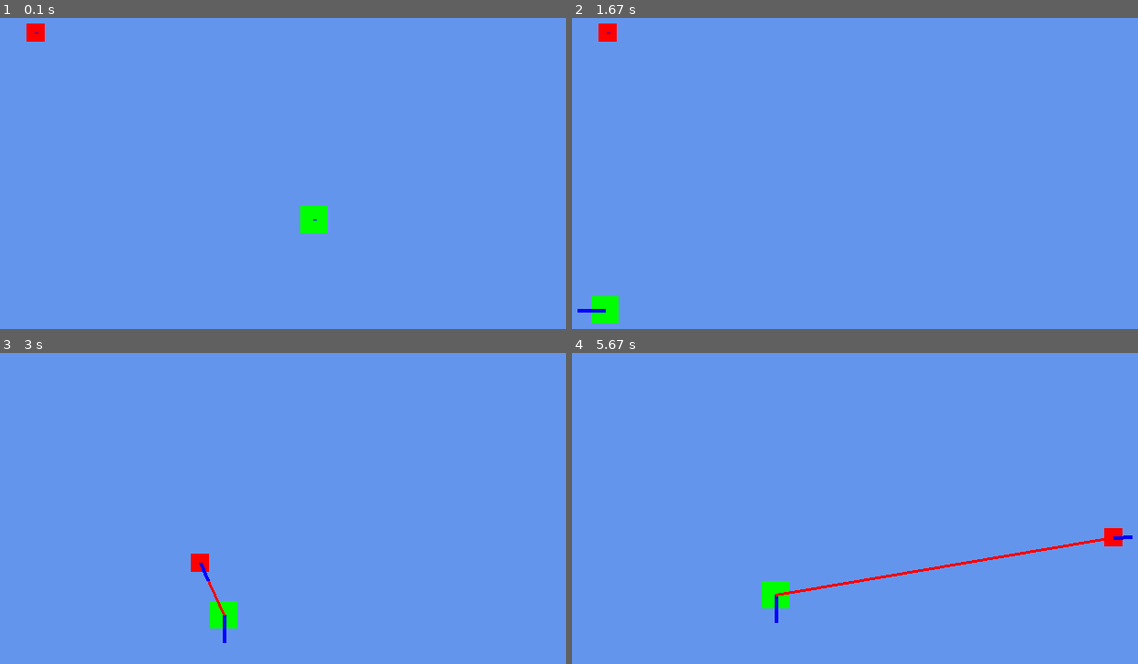
Above: before the commit, frames 1-4 (two rows, left to right).
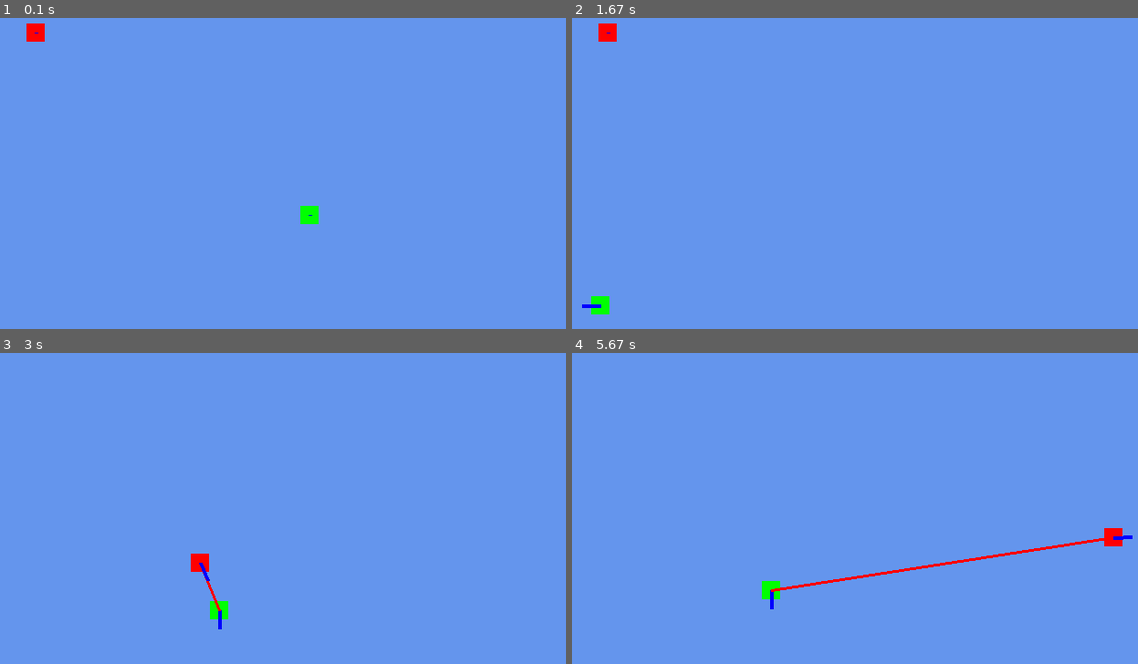
Above: after the commit, the same moments.

Repository: SamLayton97/GDD3400-PygameProject
Game: pygame game, started from IntroToPygame/IntroToPygame.py
Same seed, same stepped clock (60 frames per second), same inputs: the game is played once before the commit and once after it.
Inputs:
- Up to frame 1 (0.1 s): no input
- Up to frame 2 (1.67 s): hold A 0.33-0.87 s; hold S 0.9-1.2 s; hold A 1.23-1.63 s
- Up to frame 3 (3 s): hold W 1.67-2.03 s; hold D 2.07-2.7 s; hold S from 2.73 s (still down)
- Up to frame 4 (5.67 s): release S at 3.1 s; hold A 3.13-3.6 s; hold D 3.63-4.1 s; hold W 4.13-4.43 s; hold D 4.47-4.93 s; hold A 4.97-5.5 s; hold S from 5.53 s (still down)

The runs differ from the first frame. In frame 1, 0.2% of the frame differs, in the area x 53-58%, y 60-70%; in frame 2, 0.3%; in frame 3, 0.4%; in frame 4, 1.0%, in the area x 33-94%, y 59-87%.

Commit message:
Added 'no tag backs' mechanic with configurable duration in constants file

Diff:
--- a/IntroToPygame/Agent.py
+++ b/IntroToPygame/Agent.py
@@ -16,6 +16,7 @@
 	color = (0, 0, 0)
 	collisionBox = pygame.Rect(position.numerator, position.denominator, size, size)
 	isIt = True
+	canTagBack = True
 
 	# Constructor:
 	# Initializes agent's starting position,
@@ -76,9 +77,10 @@
 	# and changes ai behaviors accordingly
 	def collisionDetect(self, other):
 		# if agent collides with another and agent can "tag back"
-		if self.collisionBox.colliderect(other.collisionBox) == True:
+		if self.collisionBox.colliderect(other.collisionBox) == True and self.canTagBack:
 			# swap seek-flee behaviors
 			self.isIt = not self.isIt
 
 			# start no-tag-backs timer
 			pygame.time.set_timer(USEREVENT, Constants.NO_TAG_BACKS_DURATION)
+			self.canTagBack = False
--- a/IntroToPygame/Constants.py
+++ b/IntroToPygame/Constants.py
@@ -10,7 +10,7 @@
 NO_TAG_BACKS_DURATION = 1000
 
 # define player constants
-PLAYER_SIZE = 30
+PLAYER_SIZE = 20
 PLAYER_SPEED = 5.5
 PLAYER_COLOR = (0, 255, 0, 255)
 
--- a/IntroToPygame/IntroToPygame.py
+++ b/IntroToPygame/IntroToPygame.py
@@ -21,13 +21,14 @@
 	for event in pygame.event.get():
 		# if timer ends, allow "tag-backs"
 		if event.type == USEREVENT:
-			print("timer finished")
+			myPlayer.canTagBack = True
+			newEnemy.canTagBack = True
 		# if player attempts to quit, exit game
 		if event.type == QUIT:
 			pygame.quit()
 			quit()
 
-# spawn player and enemy
+# spawn agents
 myPlayer = Player(Vector(Constants.WORLD_WIDTH / 2, Constants.WORLD_HEIGHT / 2), Constants.PLAYER_SIZE, Constants.PLAYER_SPEED, Constants.PLAYER_COLOR)
 newEnemy = Enemy(Vector(100, 100), Constants.ENEMY_SIZE, Constants.ENEMY_SPEED, Constants.ENEMY_COLOR)
 
